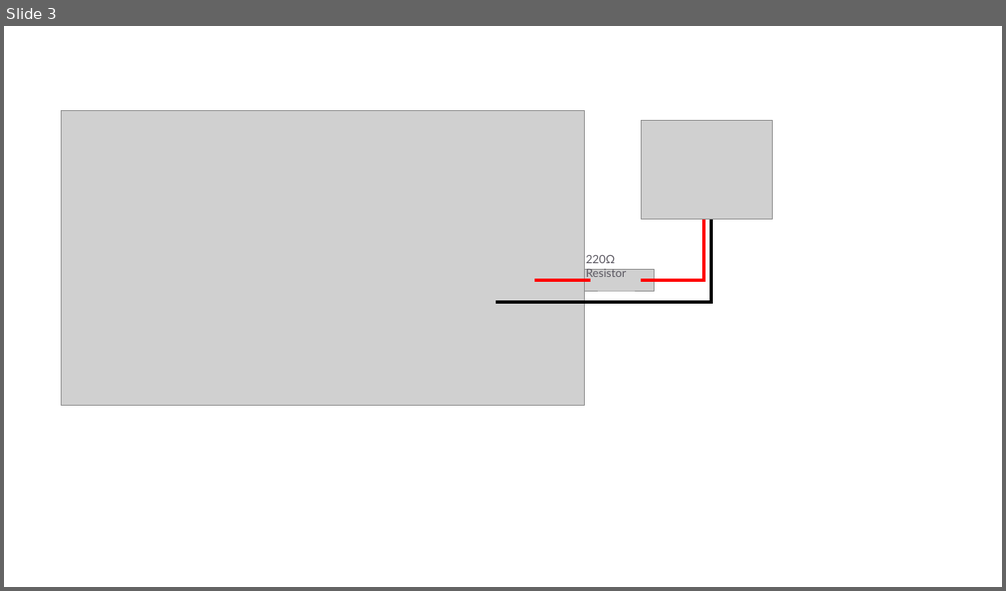
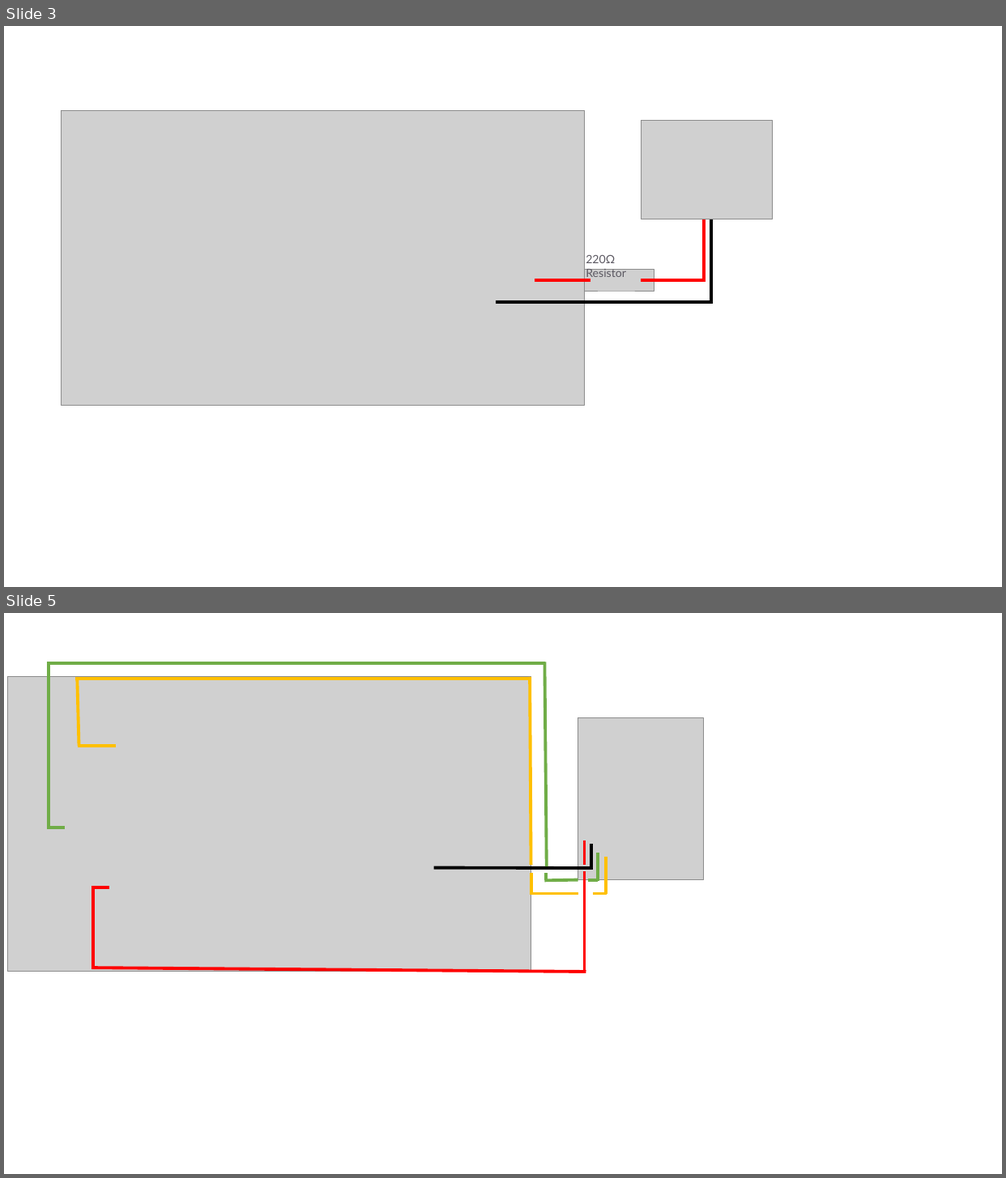
Before and after one commit to Marmouset-69/IOT, a slide deck: docs/Gravitrax/Arduino-code/cablage.pptx. Shown one above the other, each under a label of ours: slide 3 before the commit, slides 3 and 5 after it; the slides between them are not shown. The pictures are 1006x591 and 1006x1178 pixels, drawn with LibreOffice and Linux fonts; fonts in the diff are those of the drawing; grey boxes stand for pictures. Boxes give left, top, right and bottom in pixels: in the first picture for what was removed or moved away, otherwise in the second. Text is boxed around its words. In the diff, an @@ line names an element or a change of style, - is before the commit and + after.

```diff
--- a/docs/Gravitrax/Arduino-code/cablage.pptx
+++ b/docs/Gravitrax/Arduino-code/cablage.pptx
@@ slide 5 added at (4,613,1002,1174), background #FFFFFF @@
@@ picture added at (7,677,531,972) @@
@@ line added from (49, 664) to (543, 664), #70AD47 3 pt @@
@@ line added from (49, 828) to (49, 664), #70AD47 3 pt @@
@@ line added from (530, 678) to (75, 678), #FFC000 3 pt @@
@@ line added from (79, 746) to (78, 678), #FFC000 3 pt @@
@@ line added from (531, 865) to (530, 677), #FFC000 3 pt @@
@@ line added from (547, 865) to (544, 664), #70AD47 3 pt @@
@@ picture added at (578,717,704,879) @@
@@ line added from (114, 746) to (79, 746), #FFC000 3 pt @@
@@ line added from (65, 828) to (47, 828), #70AD47 3 pt @@
@@ line added from (585, 841) to (585, 865), #FF0000 3 pt @@
@@ line added from (592, 845) to (592, 868), #000000 3 pt @@
@@ line added from (599, 854) to (599, 882), #70AD47 3 pt @@
@@ line added from (592, 868) to (435, 868), #000000 3 pt @@
@@ line added from (531, 873) to (531, 895), #FFC000 3 pt @@
@@ line added from (547, 880) to (547, 873), #70AD47 3 pt @@
@@ line added from (585, 873) to (585, 972), #FF0000 3 pt @@
@@ line added from (606, 857) to (606, 894), #FFC000 3 pt @@
@@ line added from (93, 968) to (93, 888), #FF0000 3 pt @@
@@ line added from (108, 888) to (93, 888), #FF0000 3 pt @@
@@ line added from (578, 894) to (531, 894), #FFC000 3 pt @@
@@ line added from (578, 880) to (544, 881), #70AD47 3 pt @@
@@ line added from (599, 880) to (589, 880), #70AD47 3 pt @@
@@ line added from (607, 894) to (593, 894), #FFC000 3 pt @@
@@ line added from (93, 968) to (585, 972), #FF0000 3 pt @@
```
Also in this commit, not shown: 4 other files.
